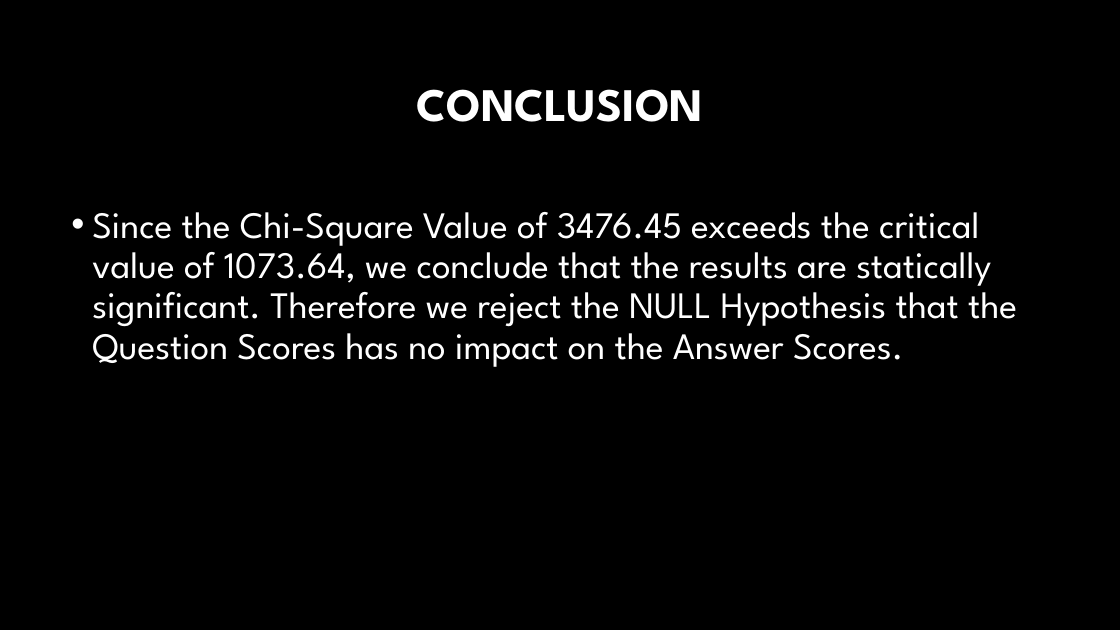
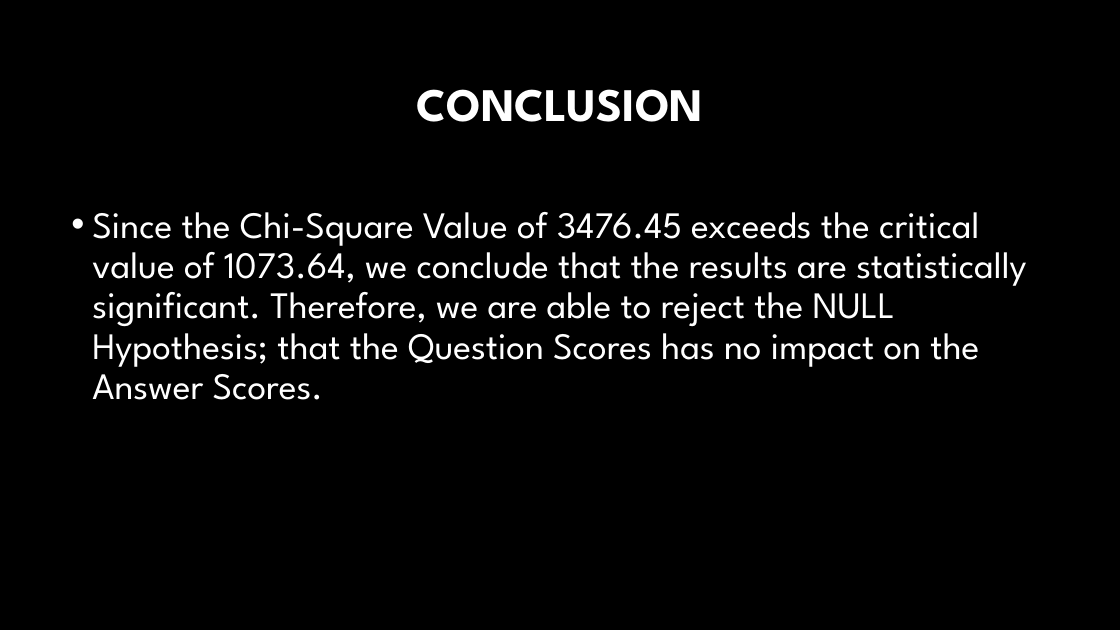
Before and after one commit to fosshie/tnn, a slide deck: slide 11 of PPAnalysis.pptx. Drawn at 1120x630 pixels with LibreOffice and Linux fonts; fonts in the diff are those of the drawing; background and template pictures are left out. Boxes give left, top, right and bottom in pixels: in the first picture for what was removed or moved away, otherwise in the second. Text is boxed around its words. In the diff, an @@ line names an element or a change of style, - is before the commit and + after.

```diff
--- a/PPAnalysis.pptx
+++ b/PPAnalysis.pptx
@@ text at (92, 212, 1026, 400): text changed @@
-• Since the Chi-Square Value of 3476.45 exceeds the critical value of 1073.64, we conclude that the results are statically significant. Therefore we reject the NULL Hypothesis that the Question Scores has no impact on the Answer Scores.
+• Since the Chi-Square Value of 3476.45 exceeds the critical value of 1073.64, we conclude that the results are statistically significant. Therefore, we are able to reject the NULL Hypothesis; that the Question Scores has no impact on the Answer Scores.
```
Also in this commit, not shown: 3 other slides changed.
